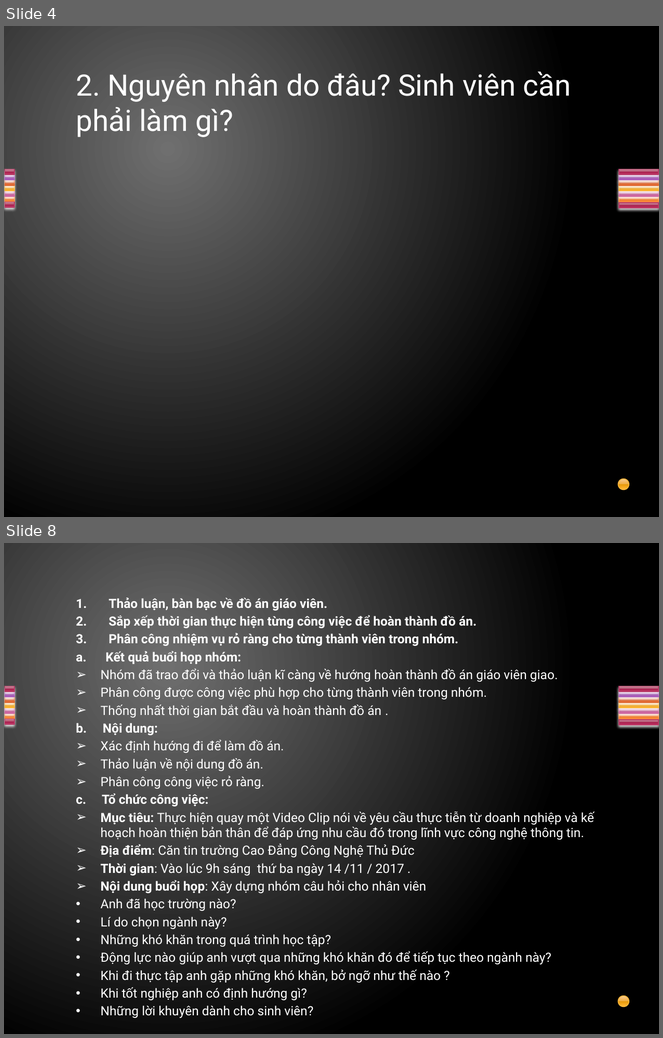
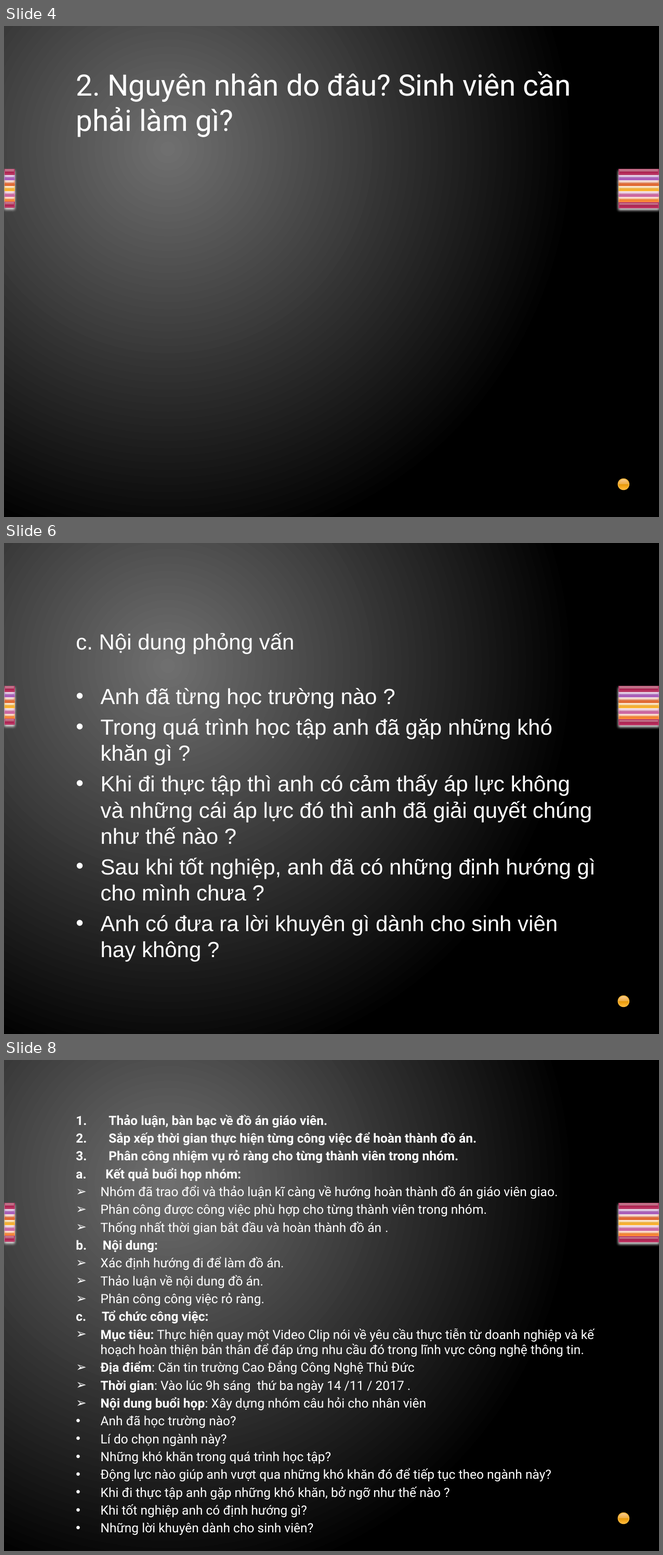
Before and after one commit to thanhphat147/Nhom3nmcntt2017, a slide deck: Nhóm 3.pptx. Shown one above the other, each under a label of ours: slides 4 and 8 before the commit, slides 4, 6 and 8 after it; the slides between them are not shown. The pictures are 663x1038 and 663x1555 pixels, drawn with LibreOffice and Linux fonts; fonts in the diff are those of the drawing. Boxes give left, top, right and bottom in pixels: in the first picture for what was removed or moved away, otherwise in the second. Text is boxed around its words. In the diff, an @@ line names an element or a change of style, - is before the commit and + after.

```diff
--- a/Nhóm 3.pptx
+++ b/Nhóm 3.pptx
@@ slide 6 added at (x1=4, y1=543, x2=659, y2=1034), background gradient #707070 to #000000; not listed: 15 template elements that a slide beside it also shows @@
@@ title added at (x1=76, y1=632, x2=295, y2=654), 24 pt, text #FFFFFF @@
+c. Nội dung phỏng vấn
@@ text added at (x1=101, y1=688, x2=596, y2=962), 24 pt, text #FFFFFF @@
+• Anh đã từng học trường nào ?
+• Trong quá trình học tập anh đã gặp những khó khăn gì ?
+• Khi đi thực tập thì anh có cảm thấy áp lực không và những cái áp lực đó thì anh đã giải quyết chúng như thế nào ?
+• Sau khi tốt nghiệp, anh đã có những định hướng gì cho mình chưa ?
+• Anh có đưa ra lời khuyên gì dành cho sinh viên hay không ?
```
Also in this commit, not shown: 4 slides changed, 1 slide removed.
